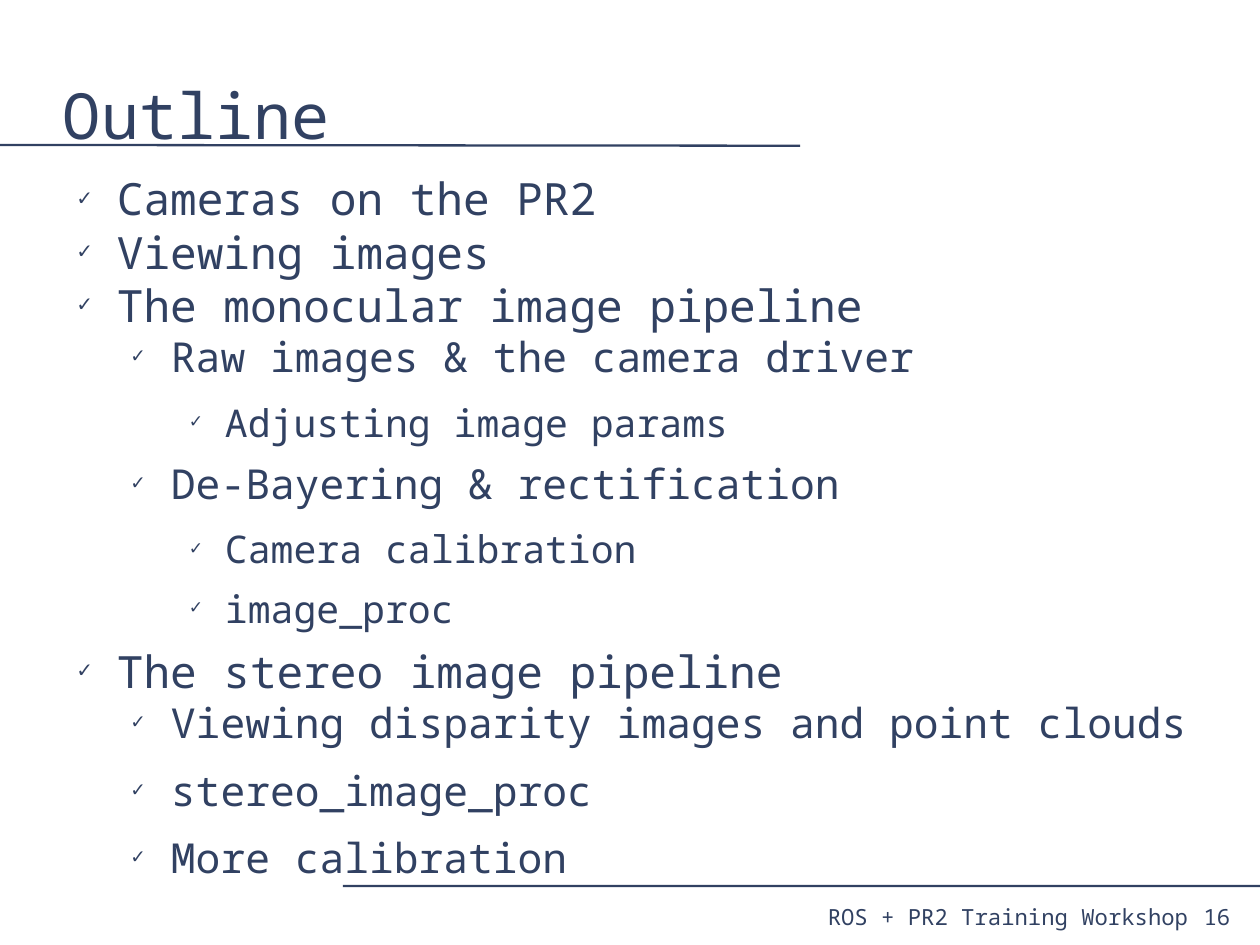
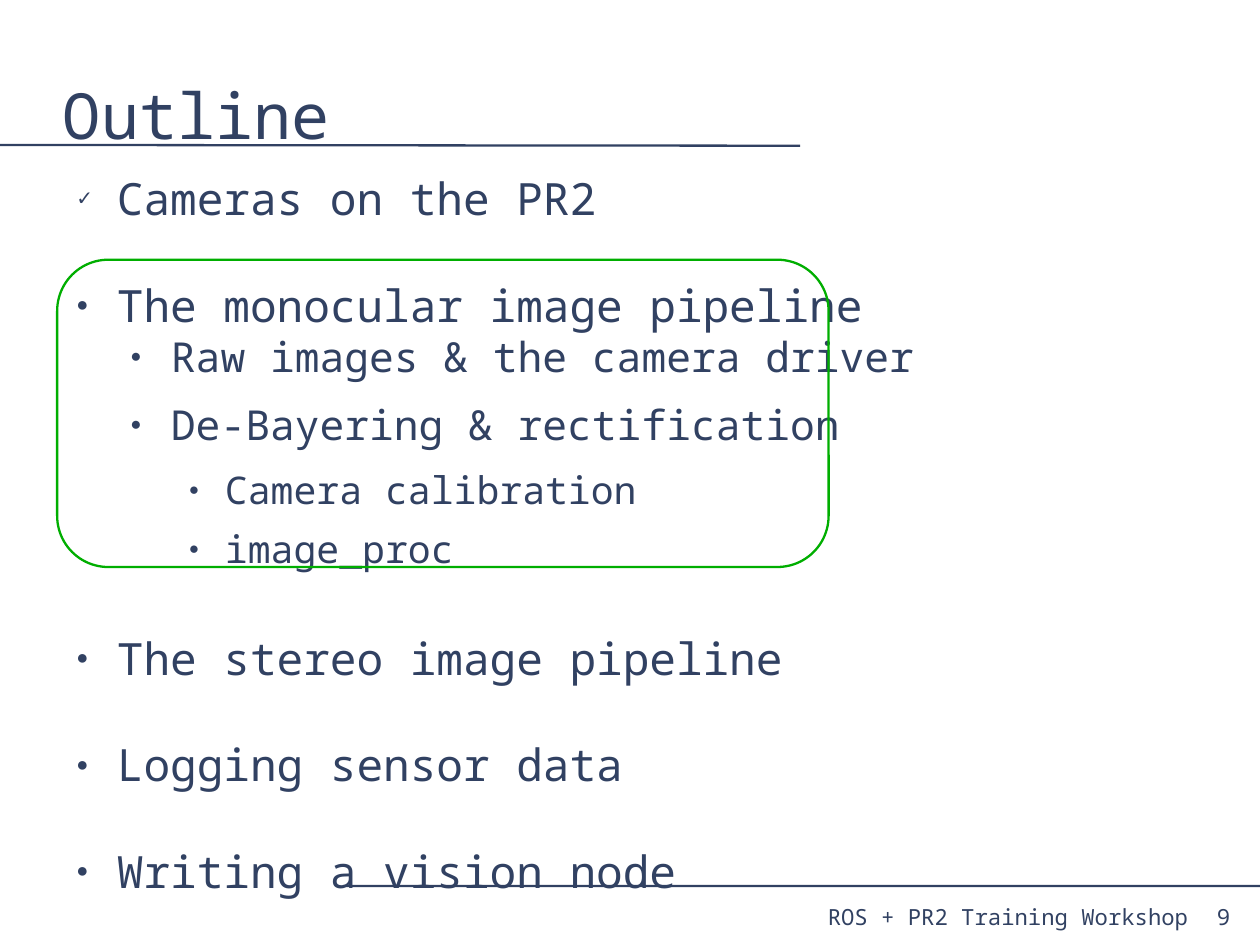
Before and after one commit to PR2/pr2_docs, a slide deck: slide 9 of pr2_training_workshop/processing_camera_data/slides.odp (slide 16 before the commit). Drawn at 1260x945 pixels with LibreOffice and Linux fonts; fonts in the diff are those of the drawing. Boxes give left, top, right and bottom in pixels: in the first picture for what was removed or moved away, otherwise in the second. Text is boxed around its words. In the diff, an @@ line names an element or a change of style, - is before the commit and + after.

Commit message:
processing_camera_data: Further reorganization. Expanded outlines to include entire talk. More on logging. Moved dynamic_reconfigure slides to relevant sections.

```diff
--- a/pr2_training_workshop/processing_camera_data/slides.odp
+++ b/pr2_training_workshop/processing_camera_data/slides.odp
@@ text at [117,235,490,280]: paragraph removed @@
-✓ Viewing images
@@ rounded rectangle added at [57,260,829,567], outline #00AE00 1.45 pt @@
@@ text at [117,281,914,686]: bullet ✓ to ● @@
@@ text at [225,408,728,447]: paragraph removed @@
-    ✓ Adjusting image params
@@ text at [117,747,677,899]: text changed; size 26 to 28 pt @@
-  ✓ Viewing disparity images and point clouds
-  ✓ stereo_image_proc
-  ✓ More calibration
+● Logging sensor data
+● Writing a vision node
@@ page number at [1217,909,1230,926]: text changed @@
-16
+9
```
Also in this commit, not shown: 7 other slides changed, 4 slides added.
